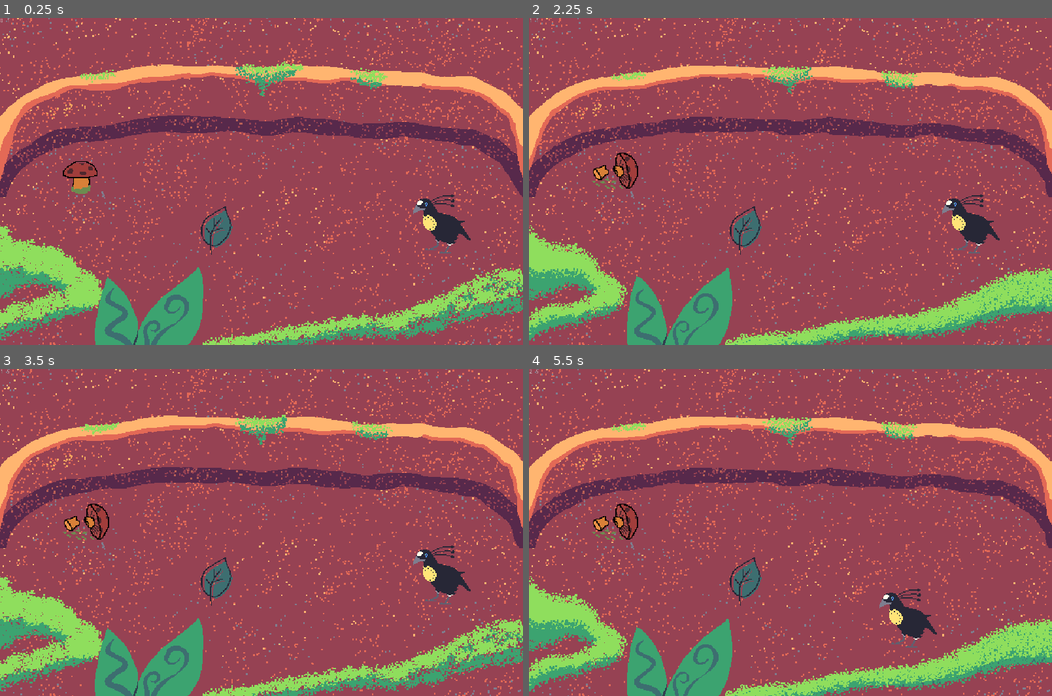
Above: before the commit, frames 1-4 (two rows, left to right).
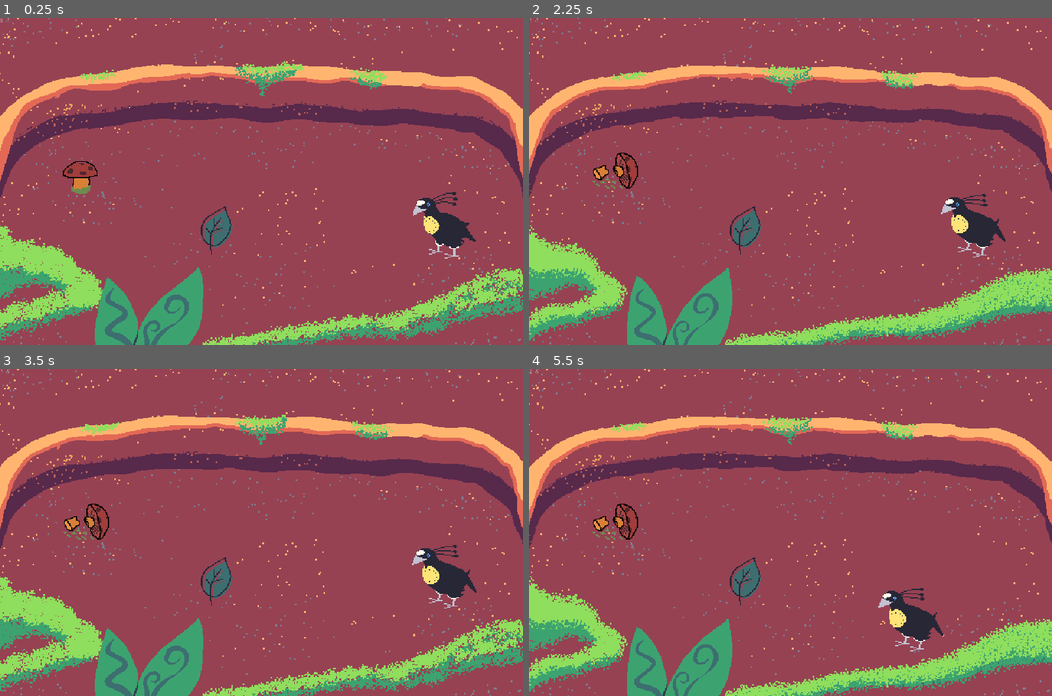
Above: after the commit, the same moments.

Repository: mapedorr/CapstoneGame
Game: Godot game, scene res://Limpiar/CleaningGame.tscn
Two runs of this game, one before a commit and one after it. Both use one fixed random seed, a clock stepped at 60 frames per second and the inputs below. Sound files missing from this copy of the repository are replaced by a short silence.
Inputs (mouse positions are in pixels of both pictures, inside the frame that each line leads up to):
- Up to frame 1 (0.25 s): no input
- Up to frame 2 (2.25 s): drag from (743, 230) to (612, 174) at 0.52 s; drag from (612, 174) to (743, 230) at 1.27 s; move the mouse to (842, 109) at 2.02 s; click (842, 109) at 2.17 s
- Up to frame 3 (3.5 s): drag from (235, 597) to (104, 483) at 2.77 s
- Up to frame 4 (5.5 s): move the mouse to (947, 581) at 3.52 s; click (947, 581) at 3.67 s; drag from (633, 483) to (743, 581) at 4.27 s; move the mouse to (816, 532) at 5.02 s; click (816, 532) at 5.17 s

The runs differ from the first frame. In frame 1, 11% of the frame differs, in the area x 0-100%, y 0-100%; in frame 2, 12%; in frame 3, 11%; in frame 4, 12%.

Commit message:
Added Idle animation and new Dance frames for the PC

Diff:
--- a/Assets/Scripts/DancingBird.gd
+++ b/Assets/Scripts/DancingBird.gd
@@ -1,4 +1,4 @@
-extends TouchScreenButton
+extends Sprite
 
 signal tutorial_explained(index)
 
@@ -40,10 +40,8 @@
 		if cuando == count:
 			go_to_mugres(destination)
 			$Dance.play("Dance")
-			# set_scale(Vector2(get_scale().x * face, get_scale().y))
 			if not moving:
 				$Chirp.play()
-			set_texture(pressed)
 		else:
 			set_texture(normal_texture)
 		count += 1
--- a/Limpiar/CleaningGame.tscn
+++ b/Limpiar/CleaningGame.tscn
@@ -21,7 +21,7 @@
 [ext_resource path="res://Audio/SFX/SFX_Whoosh.ogg" type="AudioStream" id=19]
 [ext_resource path="res://Assets/Sprites/Bird_Female.png" type="Texture" id=20]
 [ext_resource path="res://Assets/Sprites/Bird_Tail.png" type="Texture" id=21]
-[ext_resource path="res://Assets/Sprites/bird_1-idle.png" type="Texture" id=22]
+[ext_resource path="res://Assets/Sprites/parotia.png" type="Texture" id=22]
 [ext_resource path="res://Assets/Scripts/DancingBird.gd" type="Script" id=23]
 [ext_resource path="res://Audio/SFX/SFX_Call_Short.ogg" type="AudioStream" id=24]
 [ext_resource path="res://Audio/SFX/SFX_Call_Long.ogg" type="AudioStream" id=25]
@@ -68,11 +68,8 @@
 [sub_resource type="RectangleShape2D" id=3]
 extents = Vector2( 500, 304.762 )
 
-[sub_resource type="RectangleShape2D" id=4]
-extents = Vector2( 300, 300 )
-
 [sub_resource type="Animation" id=5]
-length = 0.2
+length = 0.6
 tracks/0/type = "value"
 tracks/0/path = NodePath(".:position")
 tracks/0/interp = 1
@@ -80,10 +77,39 @@
 tracks/0/imported = false
 tracks/0/enabled = true
 tracks/0/keys = {
-"times": PoolRealArray( 0, 0.1, 0.2 ),
+"times": PoolRealArray( 0, 0.1, 0.3 ),
 "transitions": PoolRealArray( 1, 1, 1 ),
 "update": 1,
 "values": [ Vector2( 0, 0 ), Vector2( 0, -20 ), Vector2( 0, 0 ) ]
+}
+tracks/1/type = "value"
+tracks/1/path = NodePath(".:frame")
+tracks/1/interp = 1
+tracks/1/loop_wrap = true
+tracks/1/imported = false
+tracks/1/enabled = true
+tracks/1/keys = {
+"times": PoolRealArray( 0, 0.001, 0.1, 0.3 ),
+"transitions": PoolRealArray( 1, 1, 1, 1 ),
+"update": 1,
+"values": [ 0, 4, 3, 4 ]
+}
+
+[sub_resource type="Animation" id=11]
+resource_name = "Idle"
+length = 0.6
+loop = true
+tracks/0/type = "value"
+tracks/0/path = NodePath(".:frame")
+tracks/0/interp = 1
+tracks/0/loop_wrap = true
+tracks/0/imported = false
+tracks/0/enabled = true
+tracks/0/keys = {
+"times": PoolRealArray( 0, 0.2, 0.4 ),
+"transitions": PoolRealArray( 1, 1, 1 ),
+"update": 1,
+"values": [ 0, 1, 2 ]
 }
 
 [sub_resource type="Animation" id=6]
@@ -231,6 +257,7 @@
 valign = 1
 
 [node name="MusicManager" type="Node" parent="."]
+editor/display_folded = true
 script = ExtResource( 9 )
 
 [node name="Fade" type="Tween" parent="MusicManager"]
@@ -371,20 +398,22 @@
 texture = ExtResource( 21 )
 
 [node name="Bird4" type="Sprite" parent="."]
-editor/display_folded = true
-position = Vector2( 1003.44, 424.708 )
-
-[node name="DancingBird" type="TouchScreenButton" parent="Bird4"]
-scale = Vector2( 0.3, 0.3 )
-normal = ExtResource( 22 )
-pressed = ExtResource( 22 )
-shape = SubResource( 4 )
-passby_press = true
+position = Vector2( 1003, 425 )
+
+[node name="DancingBird" type="Sprite" parent="Bird4"]
+scale = Vector2( 1.3, 1.3 )
+texture = ExtResource( 22 )
+centered = false
+hframes = 5
+frame = 4
 script = ExtResource( 23 )
 cuando = 4
 
 [node name="Dance" type="AnimationPlayer" parent="Bird4/DancingBird"]
+autoplay = "Idle"
 anims/Dance = SubResource( 5 )
+anims/Idle = SubResource( 11 )
+next/Dance = "Idle"
 
 [node name="Chirp" type="AudioStreamPlayer2D" parent="Bird4/DancingBird"]
 stream = ExtResource( 24 )
@@ -405,8 +434,8 @@
 stream = ExtResource( 28 )
 
 [node name="SpeechBalloon" type="Sprite" parent="Bird4/DancingBird"]
-position = Vector2( 95.2009, -333.203 )
-scale = Vector2( 6.66667, 6.66667 )
+editor/display_folded = true
+position = Vector2( 37, -45 )
 texture = ExtResource( 29 )
 hframes = 9
 frame = 3
@@ -451,6 +480,7 @@
 tutorial_b_frames = 17
 
 [node name="Waypoints" type="Node" parent="Bird4/DancingBird"]
+editor/display_folded = true
 
 [node name="A" type="Position2D" parent="Bird4/DancingBird/Waypoints"]
 modulate = Color( 0.913725, 1, 0.917647, 1 )
Binary file added: Assets/Sprites/parotia.png
Not shown, added: Assets/Sprites/parotia.png.import
Binary file changed: Limpiar/Sprites/clean-bg-01.png
Binary file changed: Limpiar/Sprites/clean-bg-02.png
